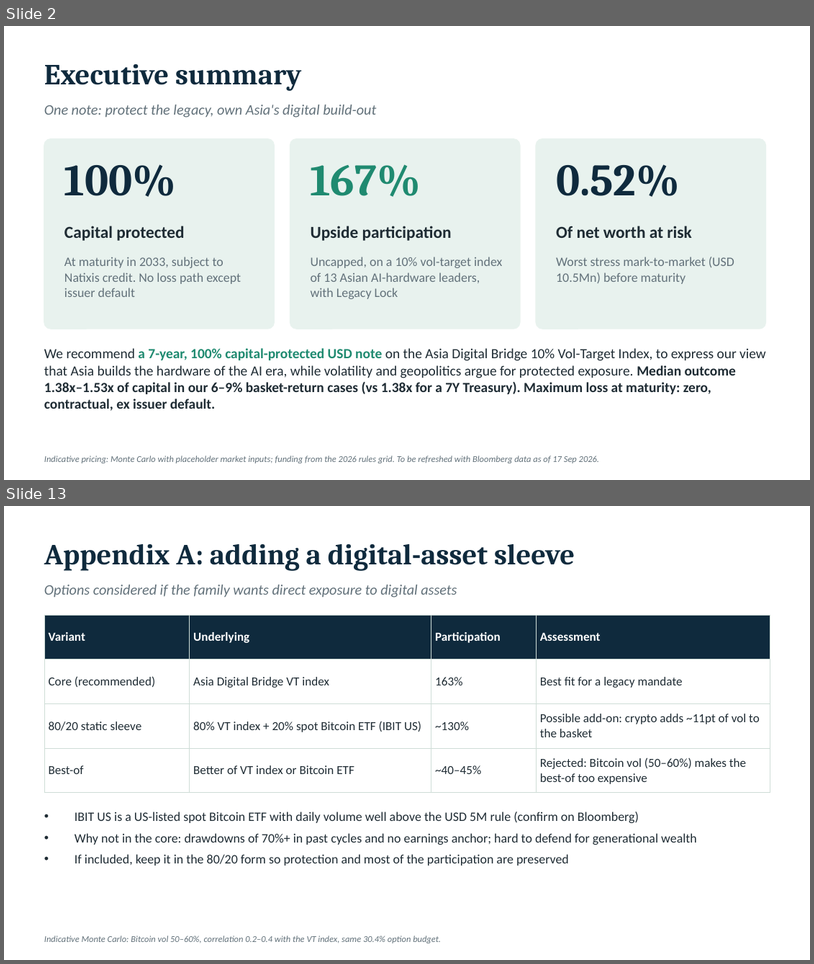
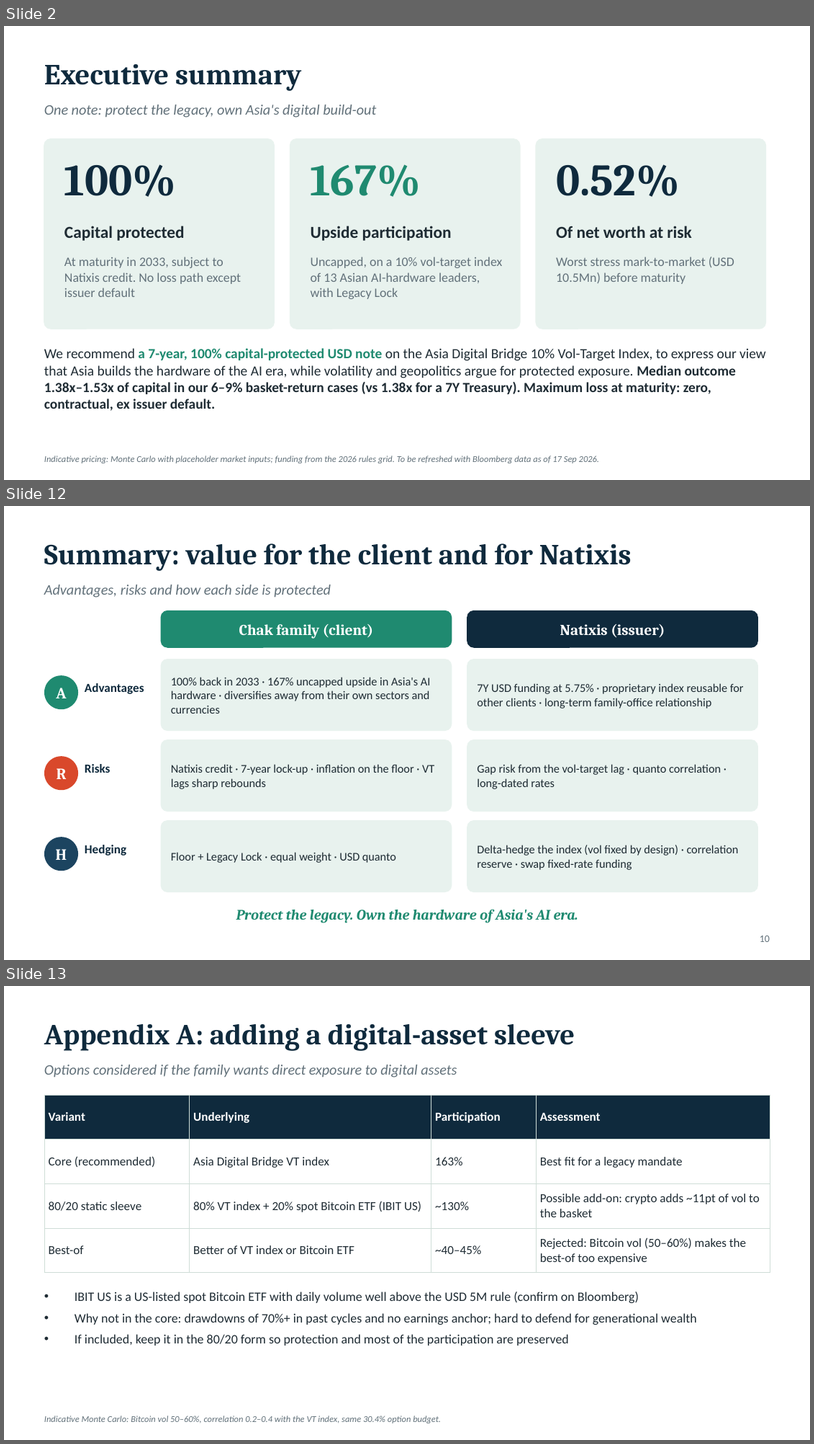
Before and after one commit to benjaminlhl/natixis-case-comp, a slide deck: deck/Asia-Digital-Bridge-Note.pptx. Shown one above the other, each under a label of ours: slides 2 and 13 before the commit, slides 2, 12 and 13 after it; the slides between them are not shown. The pictures are 814x964 and 814x1444 pixels, drawn with LibreOffice and Linux fonts; fonts in the diff are those of the drawing. Boxes give left, top, right and bottom in pixels: in the first picture for what was removed or moved away, otherwise in the second. Text is boxed around its words. In the diff, an @@ line names an element or a change of style, - is before the commit and + after.

```diff
--- a/deck/Asia-Digital-Bridge-Note.pptx
+++ b/deck/Asia-Digital-Bridge-Note.pptx
@@ slide 12 added at (4,506,810,960), background #FFFFFF @@
@@ text added at (44,543,632,571), 26 pt, text #0F2A3D, bold @@
+Summary: value for the client and for Natixis
@@ text added at (44,584,331,597), 13 pt, text #62717A, italic @@
+Advantages, risks and how each side is protected
@@ rounded rectangle added at (161,611,452,647), fill #1F8A70, outline #1F8A70 1 pt @@
@@ rounded rectangle added at (468,611,758,647), fill #0F2A3D, outline #0F2A3D 1 pt @@
@@ text added at (239,624,373,638), 13.5 pt, text #FFFFFF, bold @@
+Chak family (client)
@@ text added at (561,624,665,638), 13.5 pt, text #FFFFFF, bold @@
+Natixis (issuer)
@@ ellipse added at (44,675,78,709), fill #1F8A70 @@
@@ rounded rectangle added at (161,659,452,730), fill #E8F2EE, outline #E8F2EE 1 pt @@
@@ text added at (171,677,430,713), 10.5 pt, text #1E2B33 @@
+100% back in 2033 · 167% uncapped upside in Asia's AI hardware · diversifies away from their own sectors and currencies
@@ rounded rectangle added at (468,659,758,730), fill #E8F2EE, outline #E8F2EE 1 pt @@
@@ text added at (56,687,66,698), 14 pt, text #FFFFFF, bold @@
+A
@@ text added at (85,683,144,694), 11 pt, text #0F2A3D, bold @@
+Advantages
@@ text added at (477,683,744,708), 10.5 pt, text #1E2B33 @@
+7Y USD funding at 5.75% · proprietary index reusable for other clients · long-term family-office relationship
@@ rounded rectangle added at (161,740,452,811), fill #E8F2EE, outline #E8F2EE 1 pt @@
@@ rounded rectangle added at (468,740,758,811), fill #E8F2EE, outline #E8F2EE 1 pt @@
@@ ellipse added at (44,756,78,790), fill #D9482B @@
@@ text added at (85,764,111,772), 11 pt, text #0F2A3D, bold @@
+Risks
@@ text added at (171,764,435,789), 10.5 pt, text #1E2B33 @@
+Natixis credit · 7-year lock-up · inflation on the floor · VT lags sharp rebounds
@@ text added at (477,764,721,789), 10.5 pt, text #1E2B33 @@
+Gap risk from the vol-target lag · quanto correlation · long-dated rates
@@ text added at (57,768,67,779), 14 pt, text #FFFFFF, bold @@
+R
@@ rounded rectangle added at (161,821,452,891), fill #E8F2EE, outline #E8F2EE 1 pt @@
@@ rounded rectangle added at (468,821,758,891), fill #E8F2EE, outline #E8F2EE 1 pt @@
@@ ellipse added at (44,836,78,870), fill #1C4460 @@
@@ text added at (56,849,67,860), 14 pt, text #FFFFFF, bold @@
+H
@@ text added at (85,844,126,855), 11 pt, text #0F2A3D, bold @@
+Hedging
@@ text added at (477,844,739,870), 10.5 pt, text #1E2B33 @@
+Delta-hedge the index (vol fixed by design) · correlation reserve · swap fixed-rate funding
@@ text added at (171,852,396,862), 10.5 pt, text #1E2B33 @@
+Floor + Legacy Lock · equal weight · USD quanto
@@ text added at (237,908,579,923), 13 pt, text #1F8A70, bold, italic @@
+Protect the legacy. Own the hardware of Asia's AI era.
@@ text added at (760,935,770,942), 9 pt, text #62717A @@
+10
```
Also in this commit, not shown: 6 slides changed, 4 other slides added, 4 slides removed, 1 other file.
